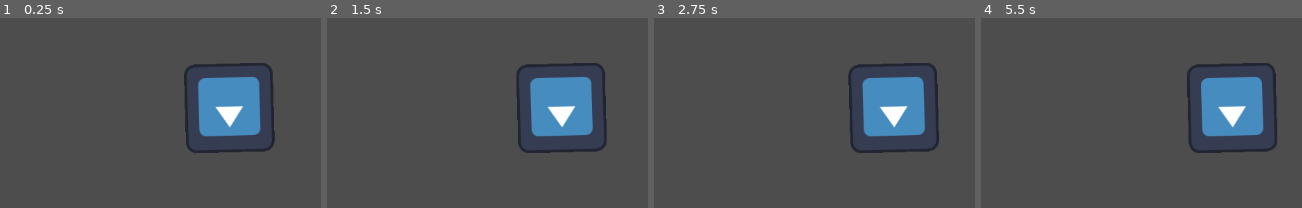
Above: before the commit, frames 1-4 (left to right).
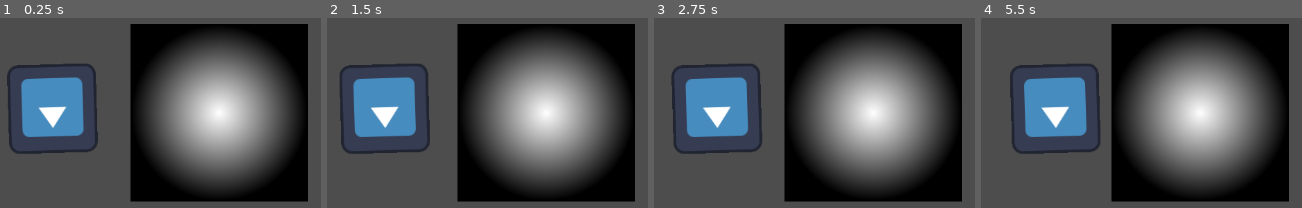
Above: after the commit, the same moments.

Repository: git-haber123/Game
Game: Godot game, scene res://изменение.tscn
The game is run twice, just before and just after one commit, with the same random seed, the same clock (stepped at 60 frames per second) and the same inputs. The engine's default icon, where the game draws it, is replaced by a stand-in: a white triangle on a blue panel in a dark square.
Inputs:
- Up to frame 1 (0.25 s): no input
- Up to frame 2 (1.5 s): no input
- Up to frame 3 (2.75 s): no input
- Up to frame 4 (5.5 s): tap Enter at 3.5 s

The runs differ from the first frame. In frame 1, 50% of the frame differs, in the area x 2-96%, y 3-97%; in frame 2, 50%; in frame 3, 51%; in frame 4, 51%, in the area x 9-96%, y 3-97%.

Commit message:
папапапапа

Diff:
--- a/изменение.tscn
+++ b/изменение.tscn
@@ -1,12 +1,17 @@
-[gd_scene load_steps=3 format=3 uid="uid://cwjecnm56f2gx"]
+[gd_scene load_steps=4 format=3 uid="uid://cwjecnm56f2gx"]
 
 [ext_resource type="Script" path="res://изменение.gd" id="1_bsr06"]
 [ext_resource type="Texture2D" uid="uid://c6v4llhuv3yjw" path="res://icon.svg" id="1_y420j"]
+[ext_resource type="Texture2D" uid="uid://kmt28afv4qtl" path="res://2d_lights_and_shadows_neutral_point_light.webp" id="3_tm4a5"]
 
 [node name="Node2D" type="Node2D"]
 script = ExtResource("1_bsr06")
 
 [node name="Icon" type="Sprite2D" parent="."]
-position = Vector2(593, 329)
+position = Vector2(338, 330)
 rotation = 3.11192
 texture = ExtResource("1_y420j")
+
+[node name="2dLightsAndShadowsNeutralPointLight" type="Sprite2D" parent="."]
+position = Vector2(580, 336)
+texture = ExtResource("3_tm4a5")
Binary file added: 2d_lights_and_shadows_neutral_point_light.webp
Not shown, added: 2d_lights_and_shadows_neutral_point_light.webp.import
